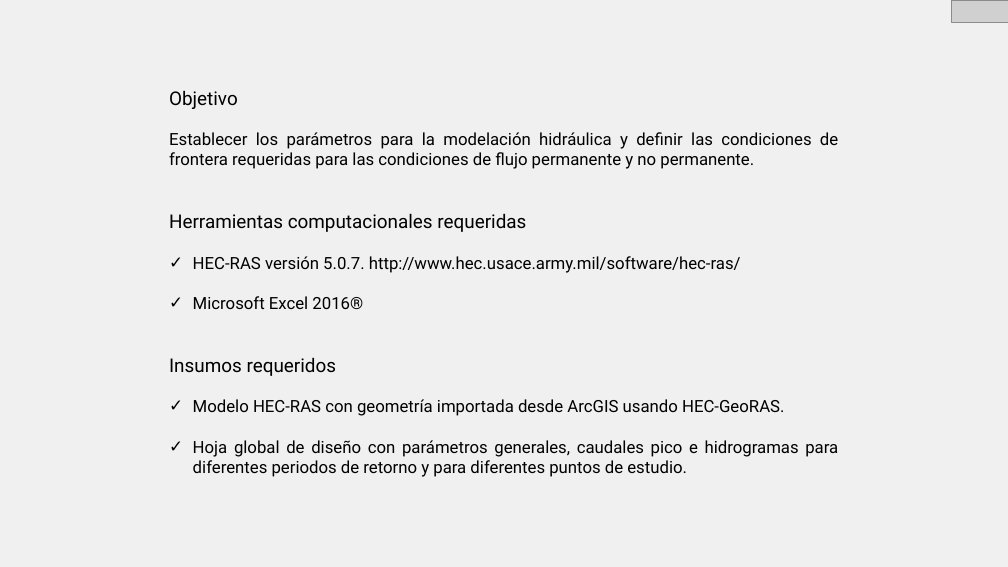
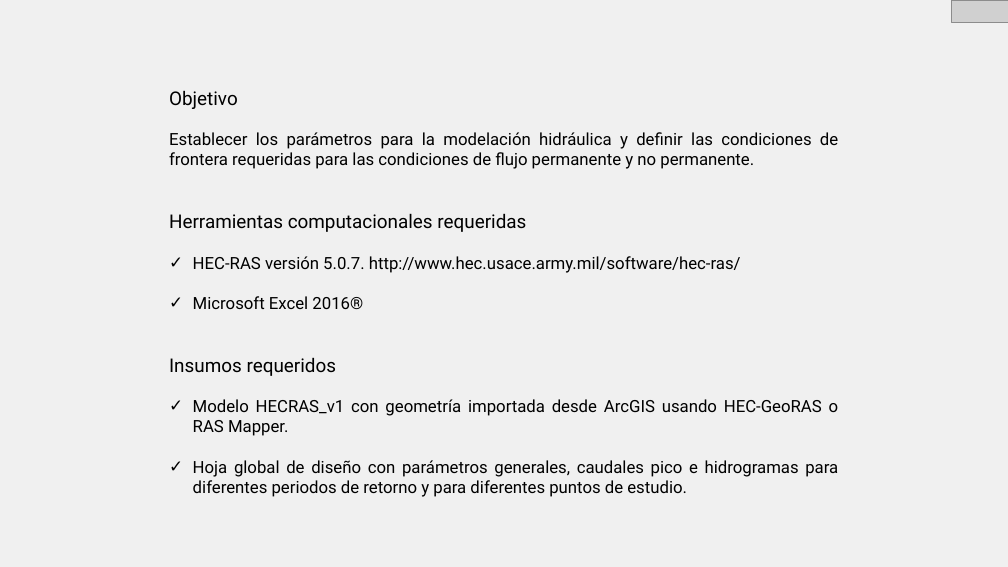
Before and after one commit to rcfdtools/R.HCMC, a slide deck: slide 2 of activity/M03A03/M03A03.pptx. Drawn at 1008x567 pixels with LibreOffice and Linux fonts; fonts in the diff are those of the drawing; grey boxes stand for pictures. Boxes give left, top, right and bottom in pixels: in the first picture for what was removed or moved away, otherwise in the second. Text is boxed around its words. In the diff, an @@ line names an element or a change of style, - is before the commit and + after.

```diff
--- a/activity/M03A03/M03A03.pptx
+++ b/activity/M03A03/M03A03.pptx
@@ text at box(193, 399, 839, 436): text changed @@
-✓ Modelo HEC-RAS con geometría importada desde ArcGIS usando HEC-GeoRAS.
+✓ Modelo HECRAS_v1 con geometría importada desde ArcGIS usando HEC-GeoRAS o RAS Mapper.
```
Also in this commit, not shown: 5 other files.
